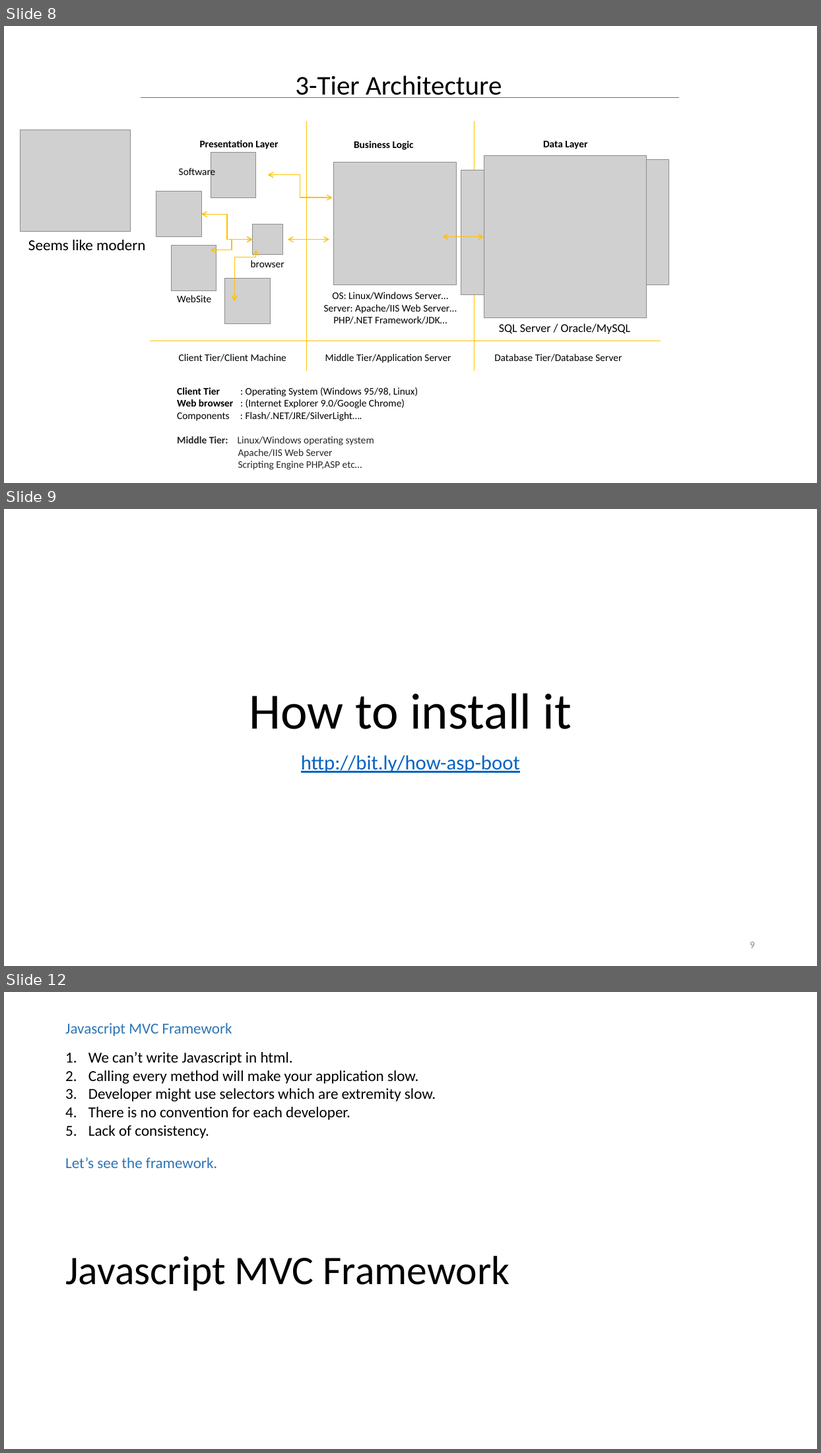
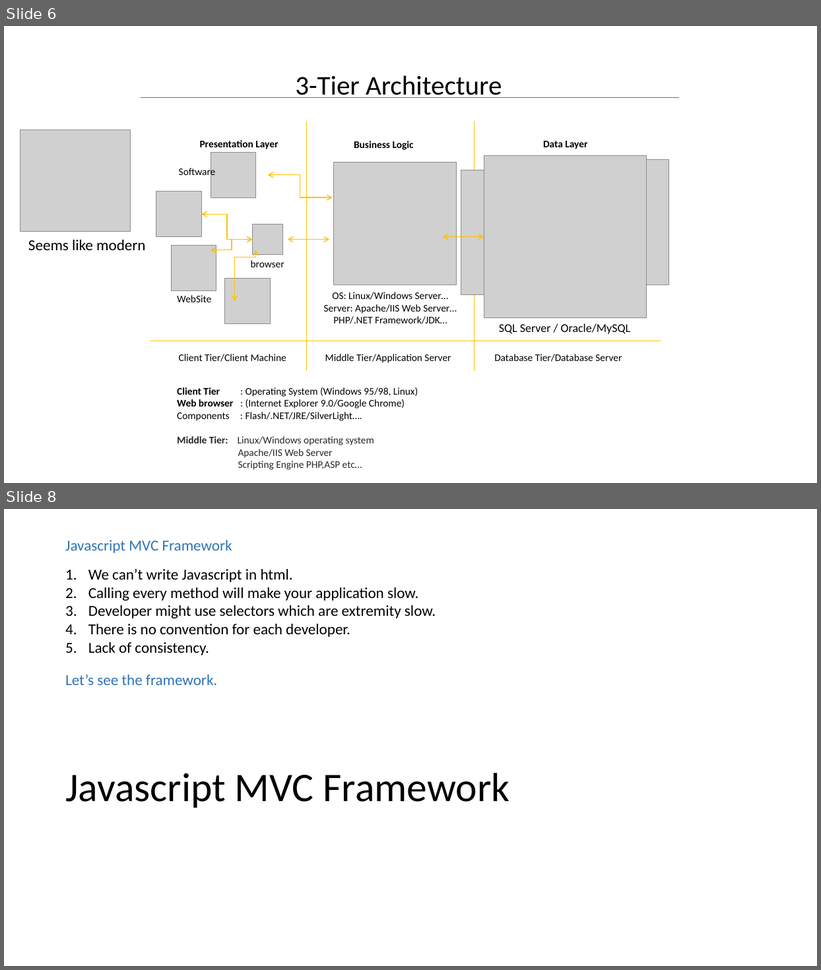
Before and after one commit to accorddeveloper/ASP.NET-MVC-Bootstrapper-Installed-Example, a slide deck: ASP.NET Presentation_2.pptx. Shown one above the other, each under a label of ours: slides 8, 9 and 12 before the commit, slides 6 and 8 after it; the slides between them are not shown. The pictures are 821x1453 and 821x970 pixels, drawn with LibreOffice and Linux fonts; fonts in the diff are those of the drawing; grey boxes stand for pictures. Boxes give left, top, right and bottom in pixels: in the first picture for what was removed or moved away, otherwise in the second. Text is boxed around its words. In the diff, an @@ line names an element or a change of style, - is before the commit and + after.

```diff
--- a/ASP.NET Presentation_2.pptx
+++ b/ASP.NET Presentation_2.pptx
@@ slide 9 removed at <box>4,509,817,966</box>, background #FFFFFF @@
@@ title removed at <box>249,693,572,729</box> @@
-How to install it
@@ subtitle removed at <box>301,755,520,773</box> @@
-http://bit.ly/how-asp-boot
@@ page number removed at <box>750,942,755,949</box> @@
-9
@@ what was slide 8 is now slide 6 @@
@@ what was slide 12 is now slide 8 @@
```
Also in this commit, not shown: 5 slides changed, 1 slide added, 4 other slides removed, 19 other files.
